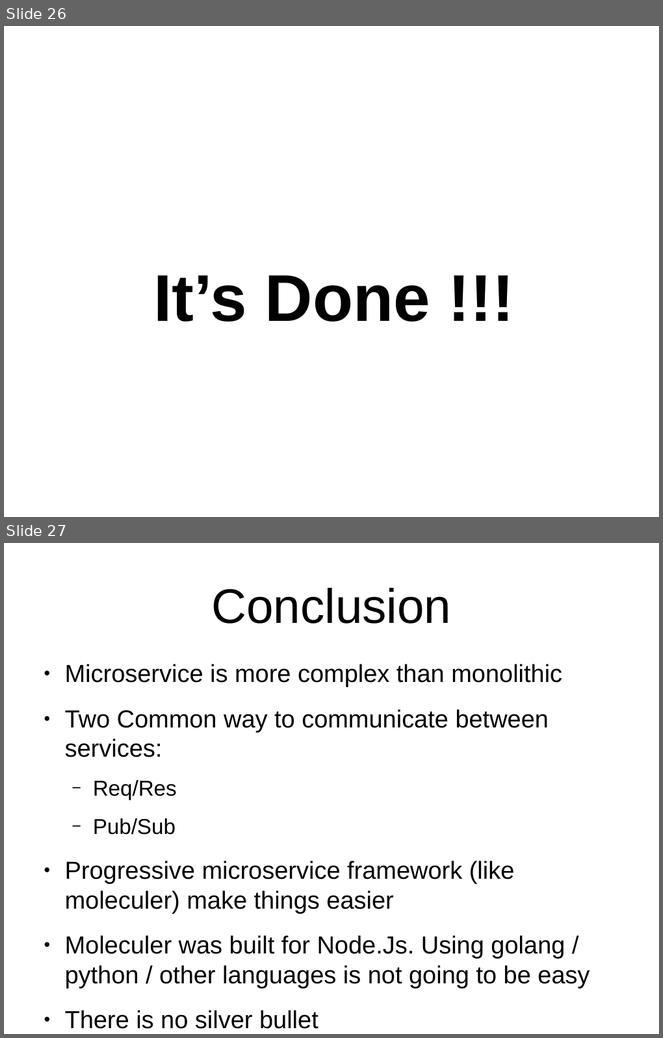
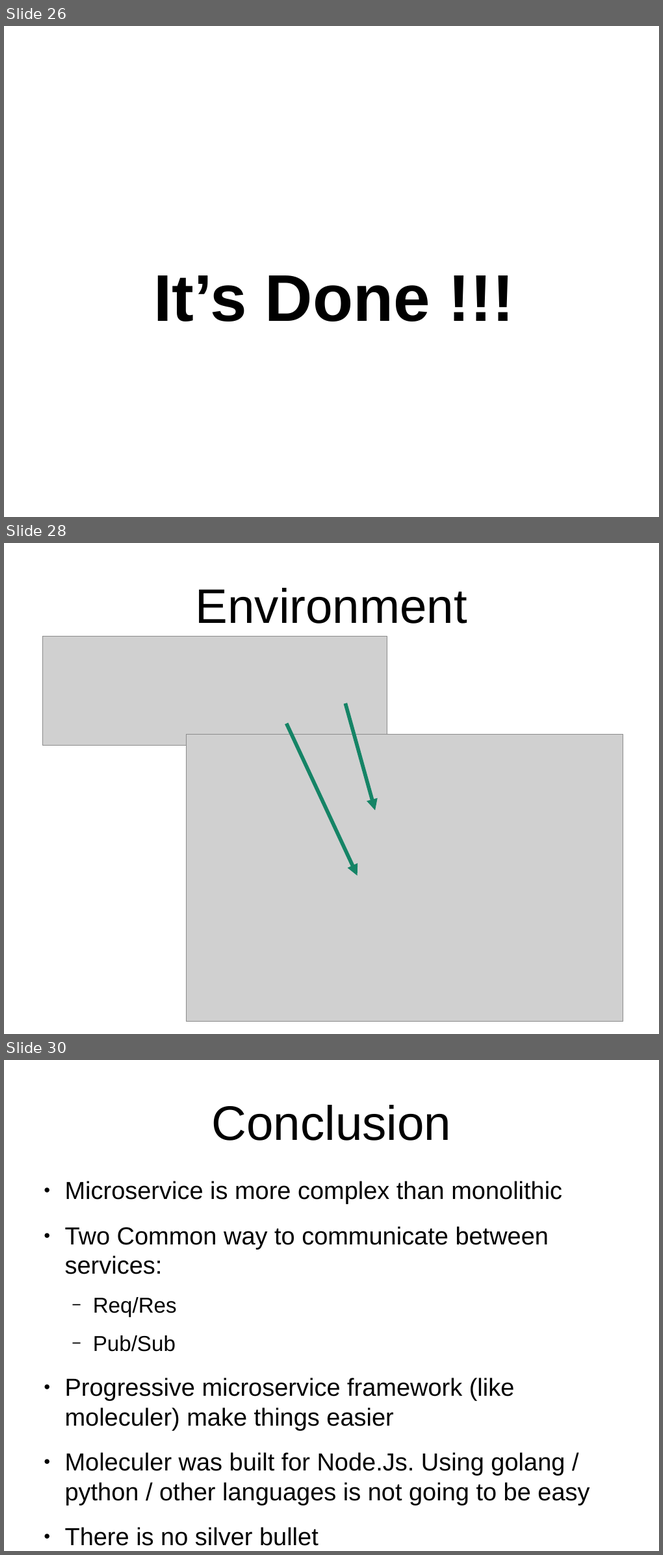
Before and after one commit to goFrendiAsgard/kuliah-2.0, a slide deck: workshop-moleculer/moleculer.odp. Shown one above the other, each under a label of ours: slides 26 and 27 before the commit, slides 26, 28 and 30 after it; the slides between them are not shown. The pictures are 663x1038 and 663x1555 pixels, drawn with LibreOffice and Linux fonts; fonts in the diff are those of the drawing; grey boxes stand for pictures. Boxes give left, top, right and bottom in pixels: in the first picture for what was removed or moved away, otherwise in the second. Text is boxed around its words. In the diff, an @@ line names an element or a change of style, - is before the commit and + after.

```diff
--- a/workshop-moleculer/moleculer.odp
+++ b/workshop-moleculer/moleculer.odp
@@ slide 28 added at [4, 543, 659, 1034], background #FFFFFF @@
@@ title added at [196, 588, 467, 624], 58.7 pt, text #000000 @@
+Environment
@@ picture added at [42, 636, 388, 745] @@
@@ arrow added from (346, 704) to (376, 811), #158466 4.51 pt @@
@@ picture added at [187, 735, 623, 1022] @@
@@ arrow added from (286, 724) to (358, 876), #158466 4.51 pt @@
@@ what was slide 27 is now slide 30 @@
```
Also in this commit, not shown: 1 slide changed, 2 other slides added, 44 other files.
